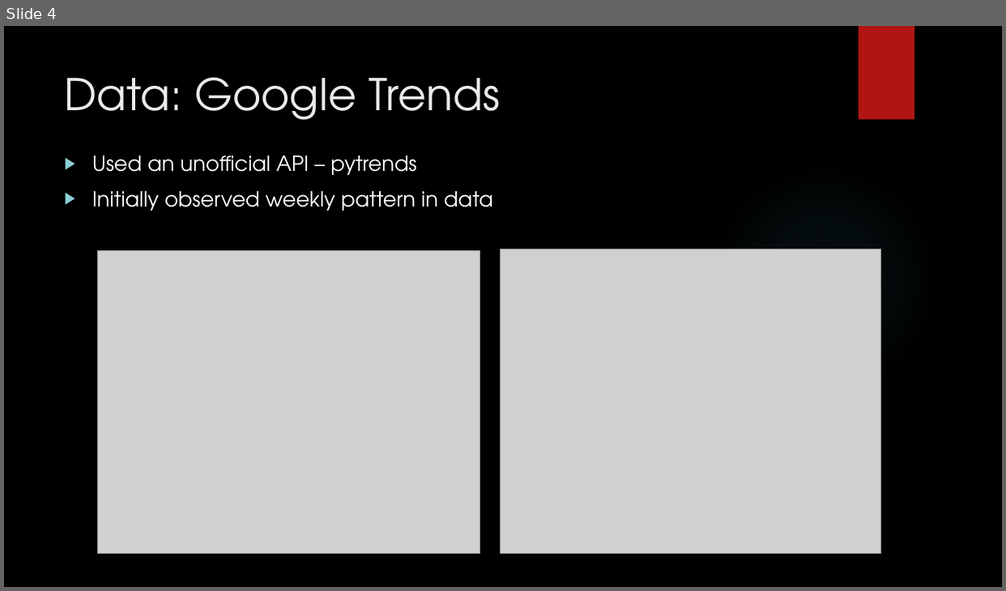
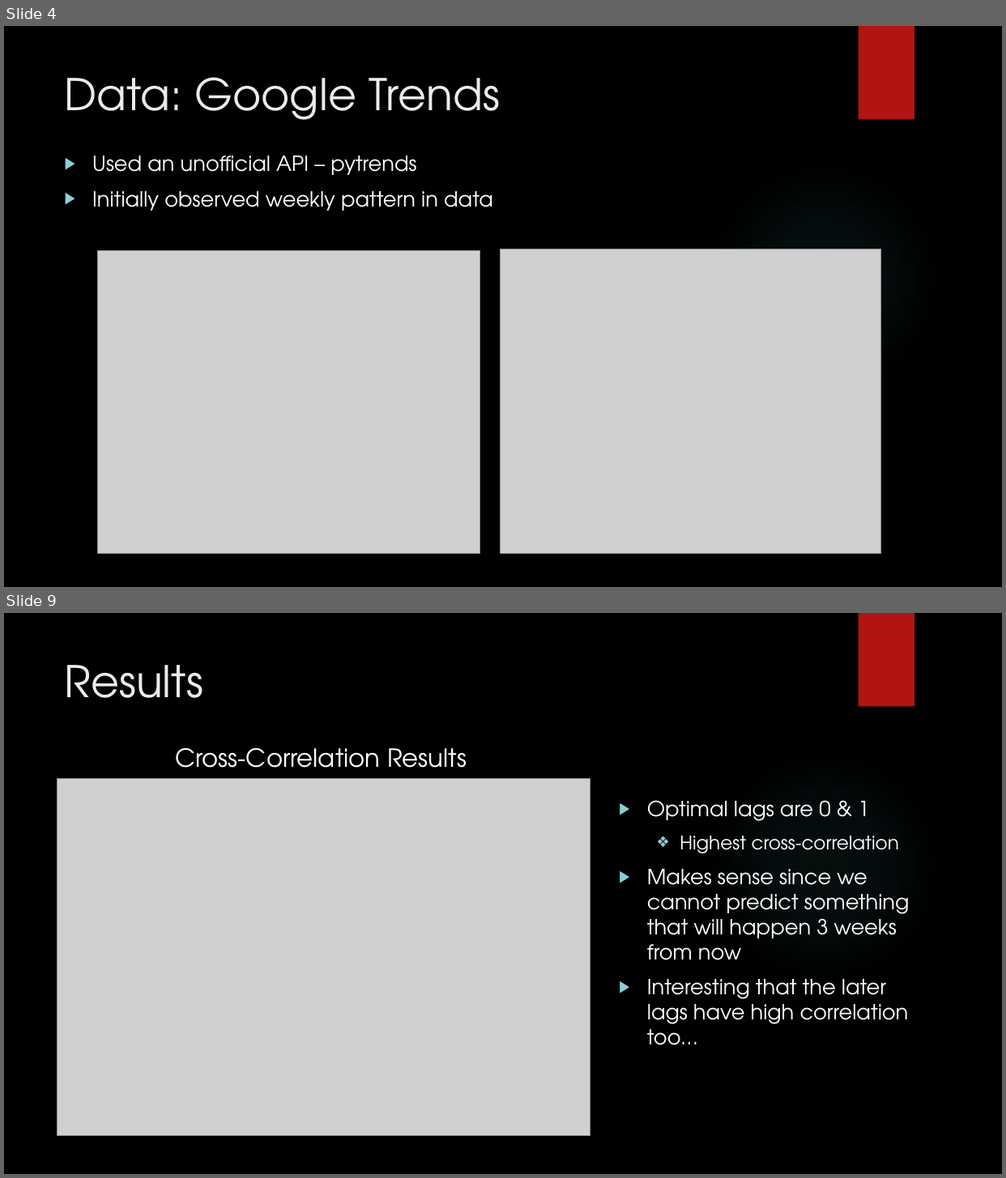
Before and after one commit to matthewebates/financial_data_analysis, a slide deck: Financial Data Analysis.pptx. Shown one above the other, each under a label of ours: slide 4 before the commit, slides 4 and 9 after it; the slides between them are not shown. The pictures are 1006x591 and 1006x1178 pixels, drawn with LibreOffice and Linux fonts; fonts in the diff are those of the drawing; grey boxes stand for pictures; background and template pictures are left out. Boxes give left, top, right and bottom in pixels: in the first picture for what was removed or moved away, otherwise in the second. Text is boxed around its words. In the diff, an @@ line names an element or a change of style, - is before the commit and + after.

```diff
--- a/Financial Data Analysis.pptx
+++ b/Financial Data Analysis.pptx
@@ slide 9 added at (4,613,1002,1174), background picture (left out); not listed: 2 template elements that a slide beside it also shows @@
@@ title added at (65,665,203,698), 42 pt, text #EBEBEB @@
+Results
@@ text added at (175,748,467,779), 24 pt, text #FFFFFF @@
+Cross-Correlation Results
@@ picture added at (57,778,590,1135) @@
@@ text added at (647,800,909,1046), 20 pt, text #FFFFFF @@
+▶ Optimal lags are 0 & 1
+  ❖ Highest cross-correlation
+▶ Makes sense since we cannot predict something that will happen 3 weeks from now
+▶ Interesting that the later lags have high correlation too…
```
Also in this commit, not shown: 6 slides changed, 2 other slides added, 1 slide removed.
